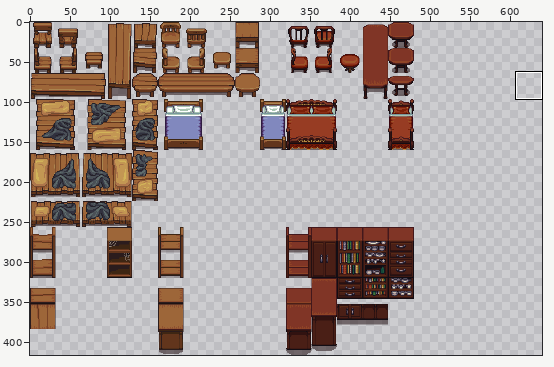
A sprite sheet gets an edit: GielinorAdventures.Data/Content/World/Terrain/furniture-home.png. The picture above shows the old version from afar; the outline marks the close-up.
Close-up. As it was:
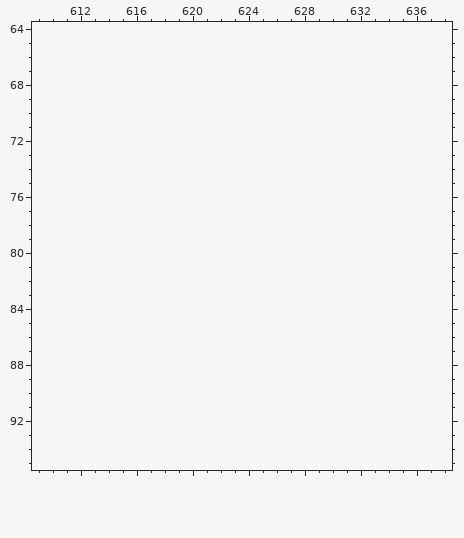
The file is 544x416 pixels. Colours within 5 levels of each other are drawn and written as one. Shown: x 609..638, y 64..95. The old version is drawn lined up with the new one, on the new canvas. The commit also changed other parts of the picture, which this record leaves out.
And afterwards:
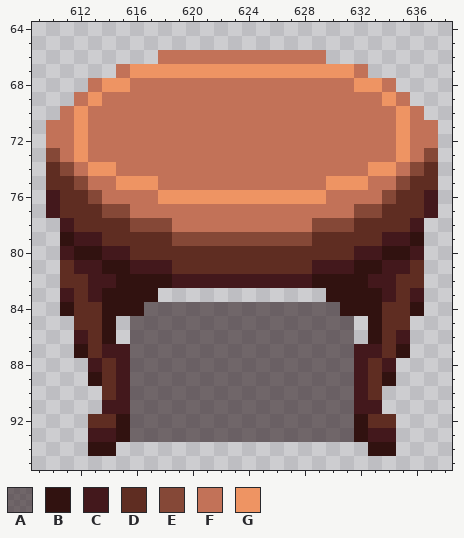
Palette (. is transparent): A #32212599  B #311210  C #43181c  D #5f2d22  E #854837  F #c27258  G #ee9463
Diff:
canvas 544x416 -> 640x416
y 66: x 618..629 ............ -> FFFFFFFFFFFF
y 67: x 615..632 .................. -> FGGGGGGGGGGGGGGGGF
y 68: x 613..634 ...................... -> FGGFFFFFFFFFFFFFFFFGGF
y 69: x 612..635 ........................ -> FGFFFFFFFFFFFFFFFFFFFFGF
y 70: x 611..636 .......................... -> FGFFFFFFFFFFFFFFFFFFFFFFGF
y 71..72: x 610..637 ............................ -> FFGFFFFFFFFFFFFFFFFFFFFFFGFF
y 73: x 610..637 ............................ -> EFGFFFFFFFFFFFFFFFFFFFFFFGFE
y 74: x 610..637 ............................ -> DEFGGFFFFFFFFFFFFFFFFFFGGFED
y 75: x 610..637 ............................ -> DDEFFGGGFFFFFFFFFFFFGGGFFEDD
y 76: x 610..637 ............................ -> CDDEFFFFGGGGGGGGGGGGFFFFEDDC
y 77: x 610..637 ............................ -> CDDDEEFFFFFFFFFFFFFFFFEEDDDC
y 78: x 611..636 .......................... -> CDDDDEEEFFFFFFFFFFEEEDDDDC
y 79: x 611..636 .......................... -> BCCDDDDDEEEEEEEEEEDDDDDCCB
y 80: x 611..636 .......................... -> CBBCCDDDDDDDDDDDDDDDDCCBBC
y 81: x 611..636 .......................... -> DCCBBCCCDDDDDDDDDDCCCBBCCD
y 82: x 611..636 .......................... -> DDCCBBBBCCCCCCCCCCBBBBCCDD
y 83: x 611..617 ....... -> CDCBBBB; x 630..636 ....... -> BBBBCDC
y 84: x 611..636 .......................... -> BDDBBBAAAAAAAAAAAAAABBBDDB
y 85: x 612..614 ... -> DDB; x 616..631 ................ -> AAAAAAAAAAAAAAAA; x 633..635 ... -> BDD
y 86: x 612..614 ... -> CDB; x 616..631 ................ -> AAAAAAAAAAAAAAAA; x 633..635 ... -> BDC
y 87: x 612..635 ........................ -> BDCCAAAAAAAAAAAAAAAACCDB
y 88: x 613..634 ...................... -> CDCAAAAAAAAAAAAAAAACDC
y 89: x 613..634 ...................... -> BDCAAAAAAAAAAAAAAAACDB
y 90: x 614..633 .................... -> DCAAAAAAAAAAAAAAAACD
y 91: x 614..633 .................... -> CCAAAAAAAAAAAAAAAACC
y 92: x 613..634 ...................... -> DDBAAAAAAAAAAAAAAAABDD
y 93: x 613..634 ...................... -> CCBAAAAAAAAAAAAAAAABCC
y 94: x 613..614 .. -> BB; x 633..634 .. -> BB
Pixel boxes of the changes (left, top, right, bottom) in both close-ups:
added: (46, 50, 438, 456)
